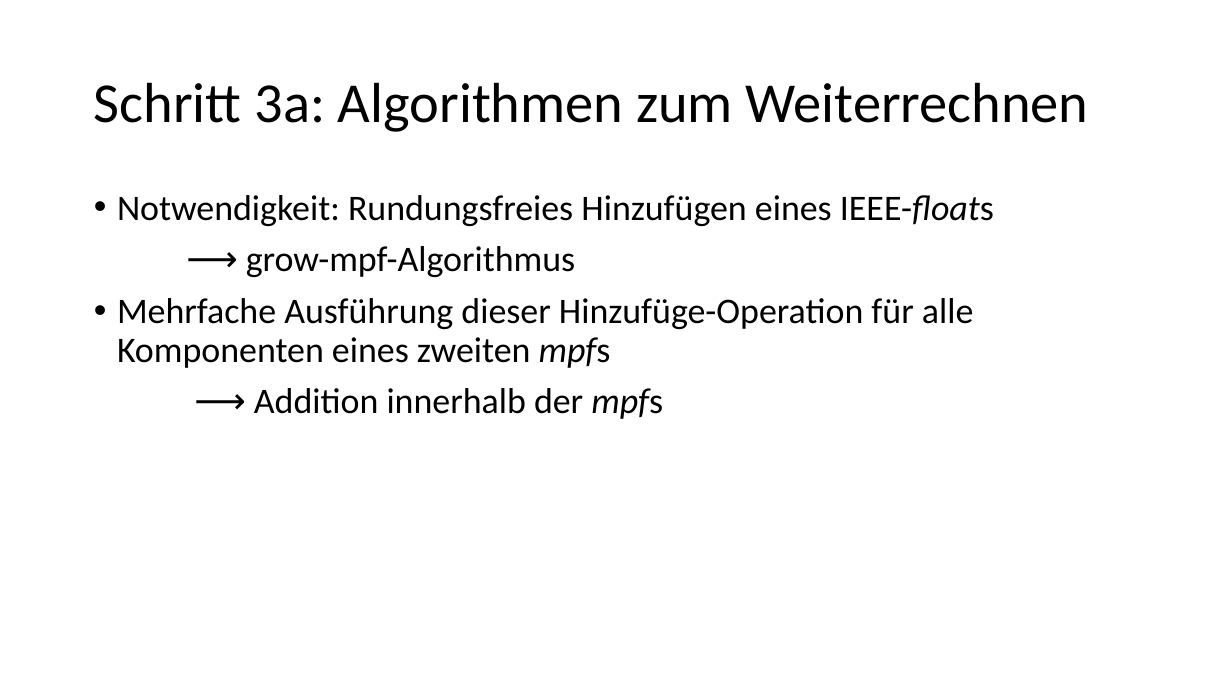
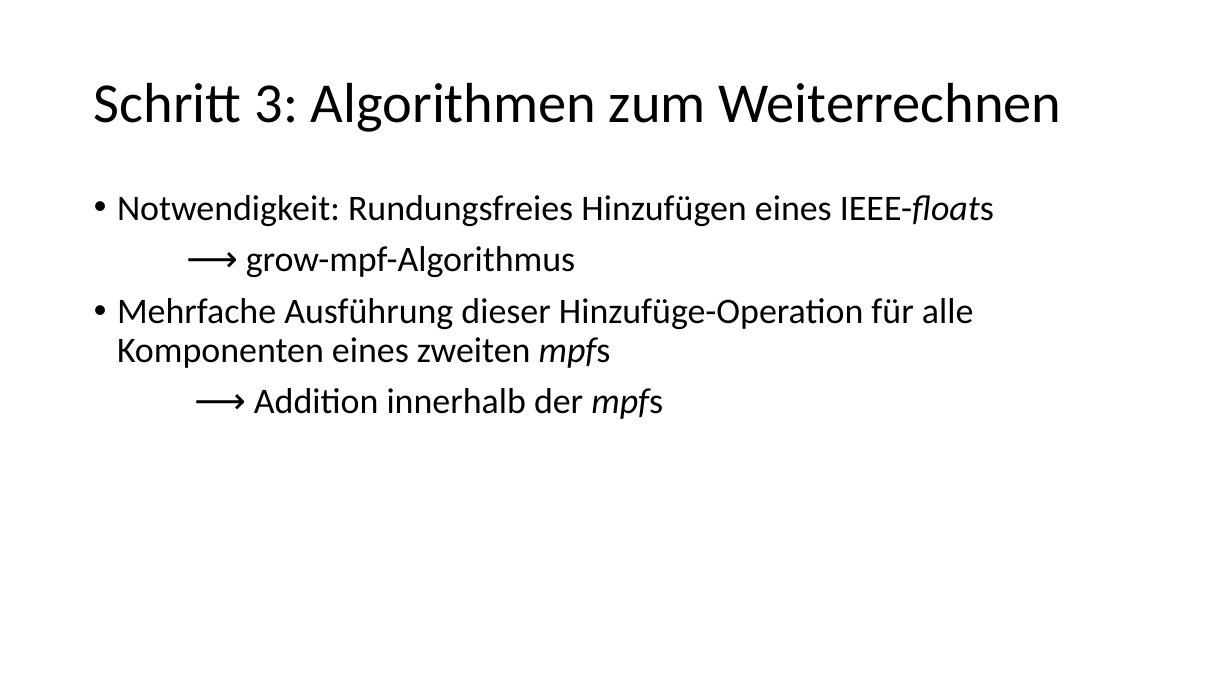
Before and after one commit to Helli/IsabelleBasicNumericalProofs, a slide deck: slide 10 of Vortrag.pptx. Drawn at 1232x693 pixels with LibreOffice and Linux fonts; fonts in the diff are those of the drawing. Boxes give left, top, right and bottom in pixels: in the first picture for what was removed or moved away, otherwise in the second. Text is boxed around its words. In the diff, an @@ line names an element or a change of style, - is before the commit and + after.

```diff
--- a/Vortrag.pptx
+++ b/Vortrag.pptx
@@ title at bbox=[94, 82, 1061, 132]: text changed @@
-Schritt 3a: Algorithmen zum Weiterrechnen
+Schritt 3: Algorithmen zum Weiterrechnen
```
Also in this commit, not shown: 9 other slides changed, 1 slide added, 4 slides removed, 1 other file.
